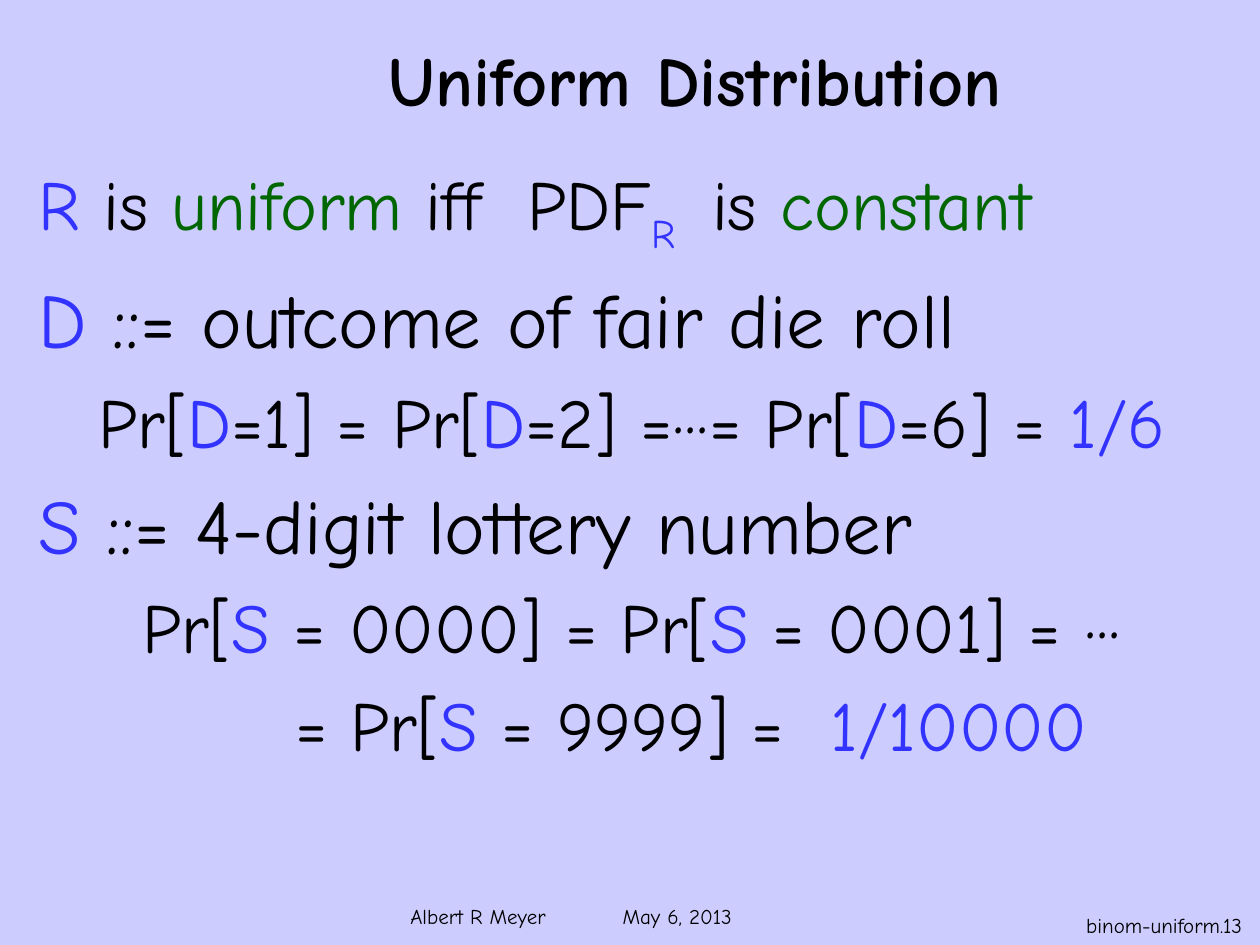
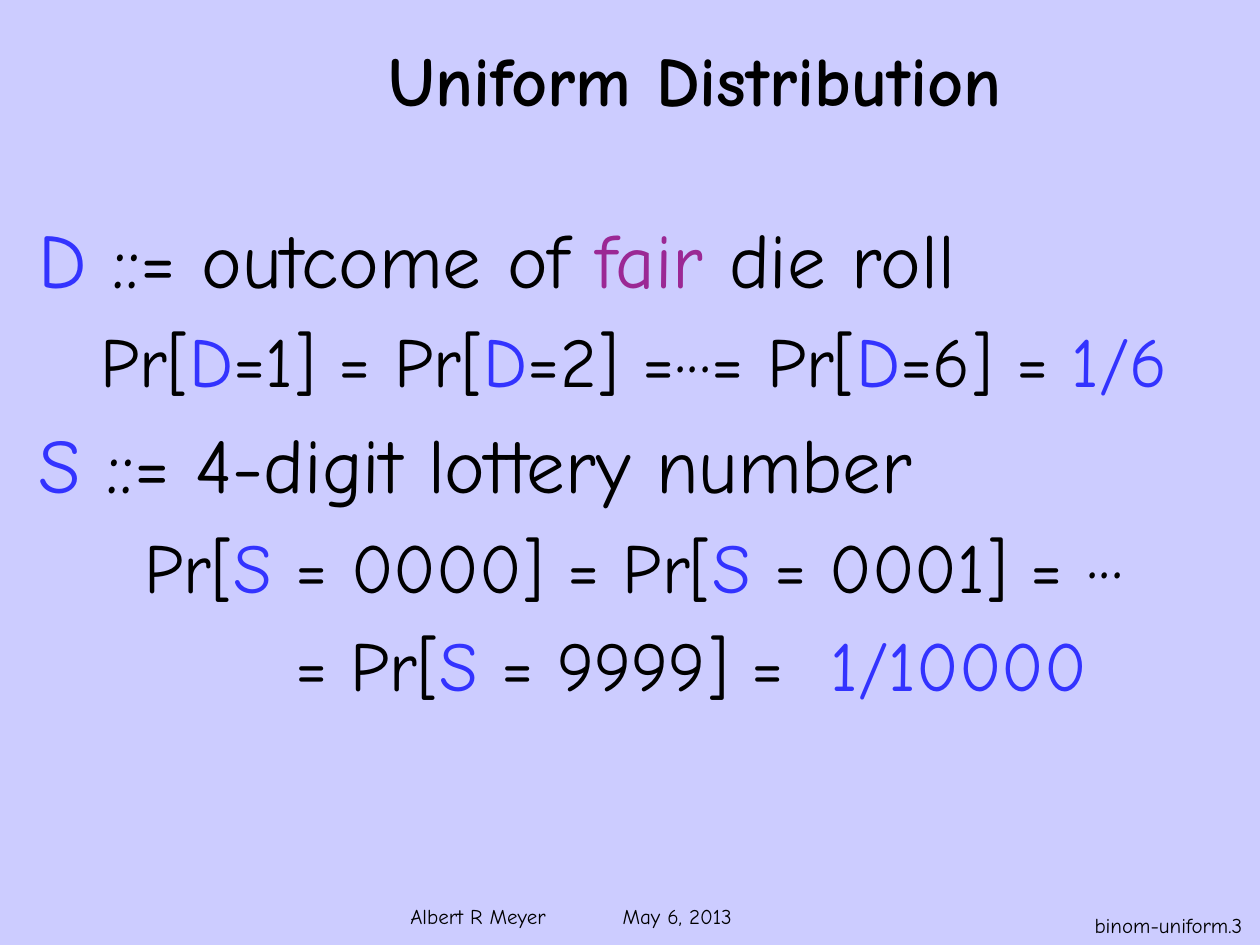
Before and after one commit to armeyer/mcs_web, a slide deck: slide 3 of spring13/slides13/ranvar-binomial.pptx (slide 13 before the commit). Drawn at 1260x945 pixels with LibreOffice and Linux fonts; fonts in the diff are those of the drawing; background and template pictures are left out. Boxes give left, top, right and bottom in pixels: in the first picture for what was removed or moved away, otherwise in the second. Text is boxed around its words. In the diff, an @@ line names an element or a change of style, - is before the commit and + after.

```diff
--- a/spring13/slides13/ranvar-binomial.pptx
+++ b/spring13/slides13/ranvar-binomial.pptx
@@ text "D ::= outcome of fair ...": place and size @@
-text "D ::= outcome of fair ..." at (38,182,1166,760)
+text "D ::= outcome of fair ..." at (38,235,1168,700)
@@ text at (38,182,1031,231): paragraph removed @@
-R is uniform iff PDFR is constant
@@ text at (38,235,956,289): text colour #000000 to #9B2894 in "fair" @@
@@ page number at (1095,918,1243,933): text changed @@
-binom-uniform.13
+binom-uniform.3
```
Also in this commit, not shown: 5 other slides changed, 1 slide added, 3 slides removed.
